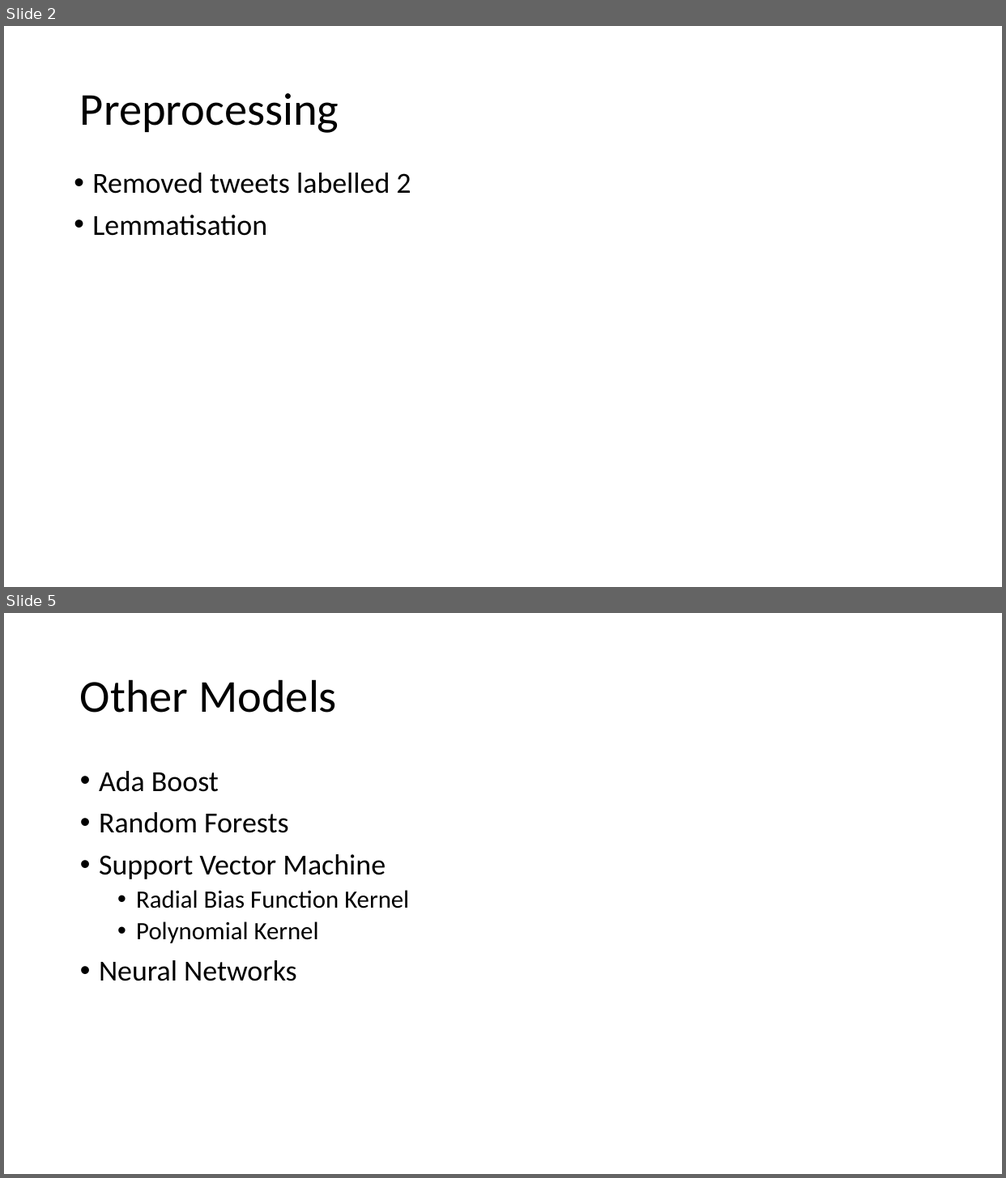
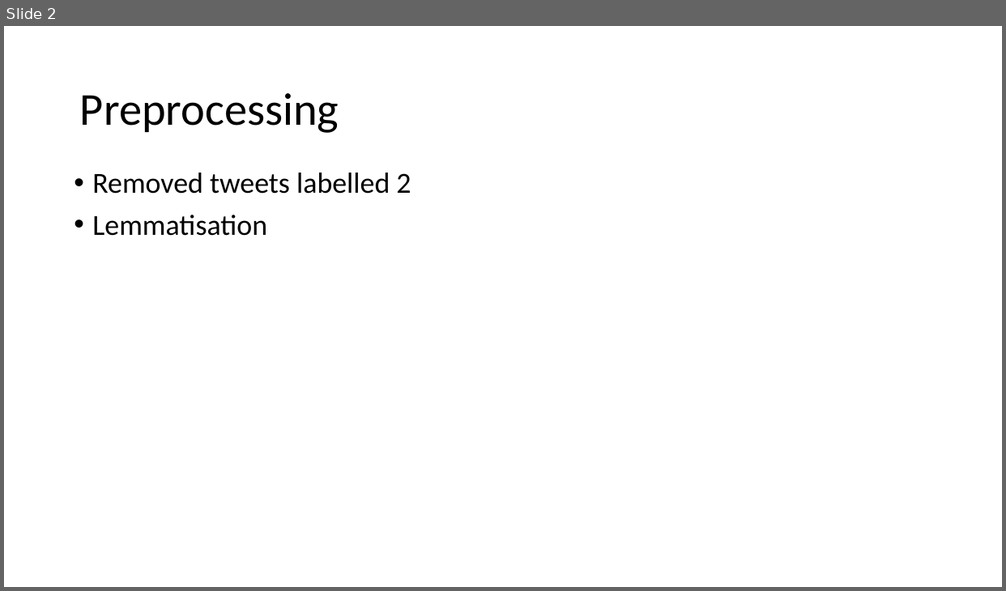
Before and after one commit to aditimallavarapu/Obama-Romney-DM, a slide deck: Version 1.0/Sentiment Analysis Research Project Part II.pptx. Shown one above the other, each under a label of ours: slides 2 and 5 before the commit, slide 2 after it; the slides between them are not shown. The pictures are 1006x1178 and 1006x591 pixels, drawn with LibreOffice and Linux fonts; fonts in the diff are those of the drawing. Boxes give left, top, right and bottom in pixels: in the first picture for what was removed or moved away, otherwise in the second. Text is boxed around its words. In the diff, an @@ line names an element or a change of style, - is before the commit and + after.

```diff
--- a/Version 1.0/Sentiment Analysis Research Project Part II.pptx
+++ b/Version 1.0/Sentiment Analysis Research Project Part II.pptx
@@ slide 5 removed at (4, 613, 1002, 1174), background #FFFFFF @@
@@ title removed at (80, 679, 337, 713) @@
-Other Models
@@ text removed at (99, 771, 409, 982) @@
-• Ada Boost
-• Random Forests
-• Support Vector Machine
-  • Radial Bias Function Kernel
-  • Polynomial Kernel
-• Neural Networks
```
Also in this commit, not shown: 1 slide changed, 1 slide added, 1 other slide removed, 4 other files.
